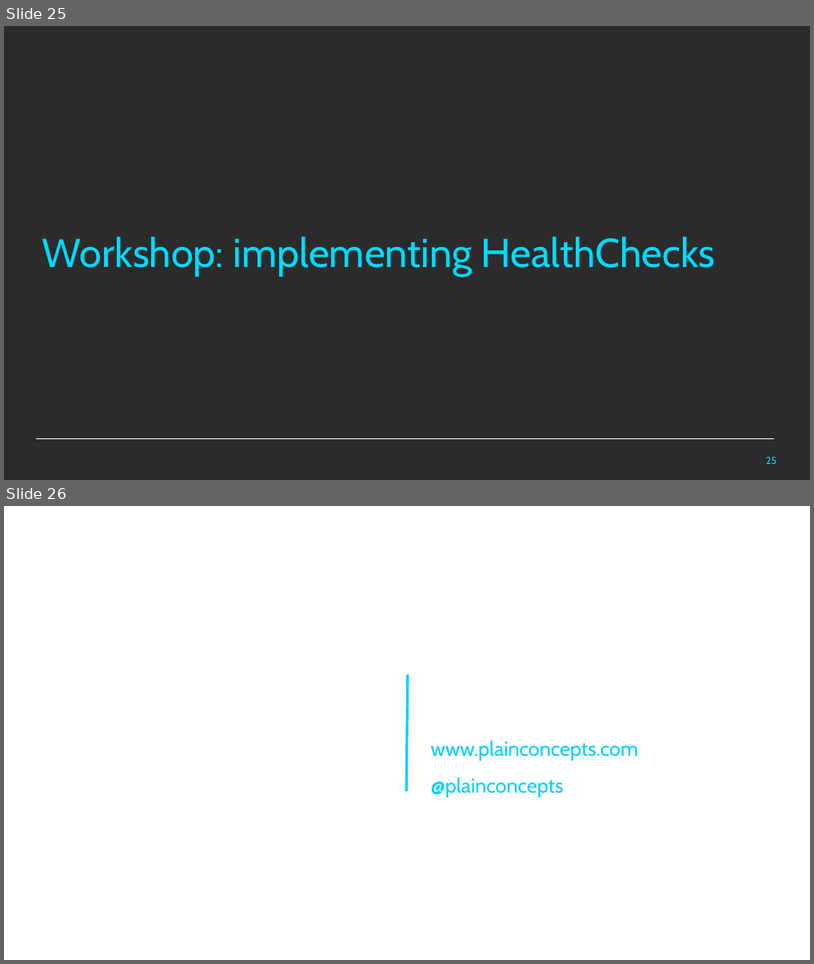
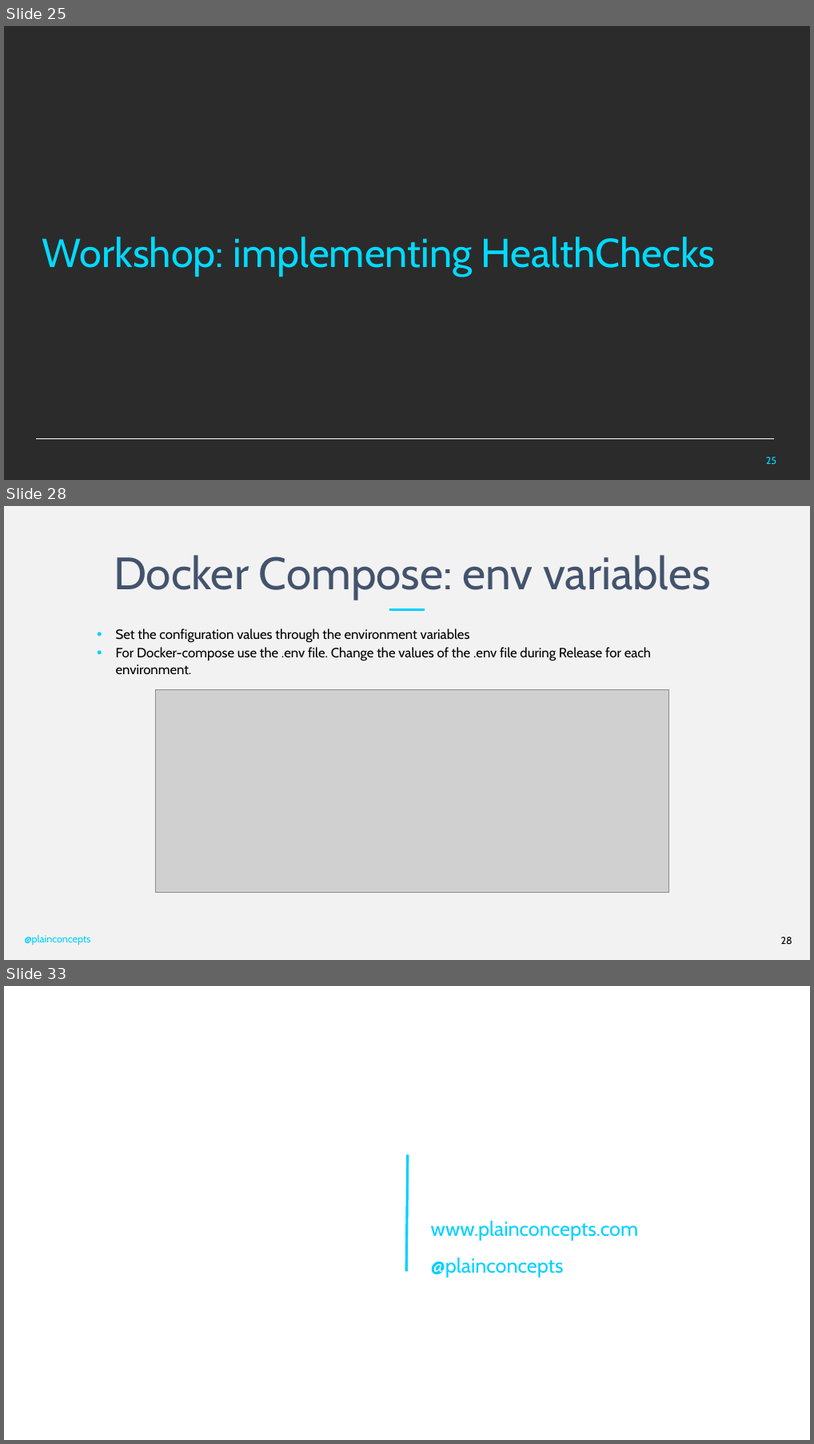
Before and after one commit to PlainConcepts/NetCore-Docker-Workshop, a slide deck: Docu/BestPractices&Antipatterns.pptx. Shown one above the other, each under a label of ours: slides 25 and 26 before the commit, slides 25, 28 and 33 after it; the slides between them are not shown. The pictures are 814x964 and 814x1444 pixels, drawn with LibreOffice and Linux fonts; fonts in the diff are those of the drawing; grey boxes stand for pictures; background and template pictures are left out; a plain dark background stands for a picture behind light text. Boxes give left, top, right and bottom in pixels: in the first picture for what was removed or moved away, otherwise in the second. Text is boxed around its words. In the diff, an @@ line names an element or a change of style, - is before the commit and + after.

```diff
--- a/Docu/BestPractices&Antipatterns.pptx
+++ b/Docu/BestPractices&Antipatterns.pptx
@@ slide 28 added at box(4, 506, 810, 960), background #F2F2F2 @@
@@ title added at box(114, 555, 710, 600), 54 pt, text #43536D @@
+Docker Compose: env variables
@@ line added from (390, 609) to (425, 609), #00D0FF 3 pt @@
@@ text added at box(116, 628, 651, 675), 16 pt, text #000000 @@
+• Set the configuration values through the environment variables
+• For Docker-compose use the .env file. Change the values of the .env file during Release for each environment.
@@ picture added at box(156, 690, 670, 892) @@
@@ text added at box(25, 934, 91, 944), 12 pt, text #00D0FF @@
+@plainconcepts
@@ page number added at box(782, 936, 793, 944), 12 pt, text #000000 @@
+28
@@ what was slide 26 is now slide 33 @@
```
Also in this commit, not shown: 5 slides changed, 6 other slides added, 1 other file.
